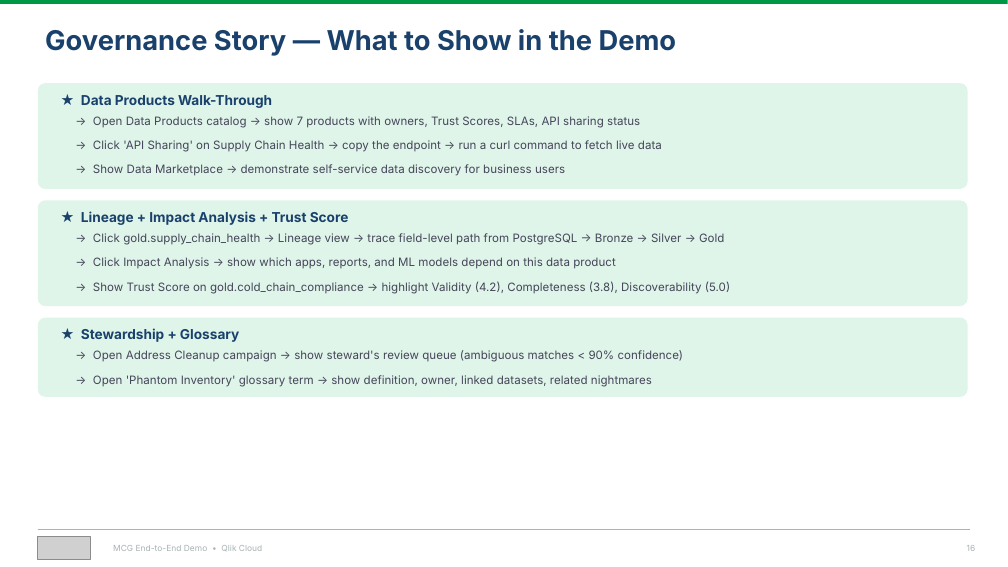
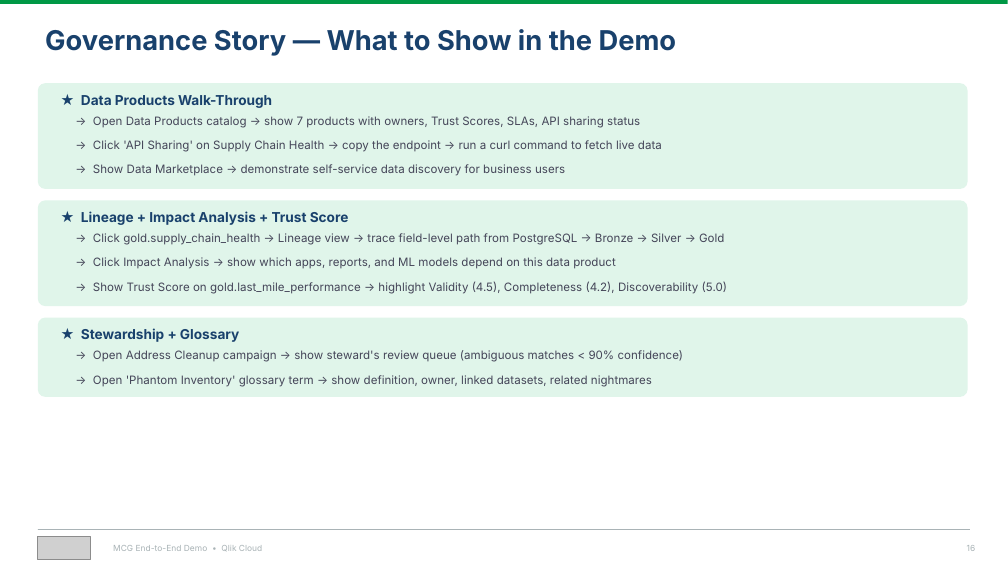
Before and after one commit to robertschoenfeldqlik/meridan_retail_group_qlik_demo_assets, a slide deck: slide 16 of MCG_Demo_Overview_Four_Stories.pptx. Drawn at 1008x567 pixels with LibreOffice and Linux fonts; fonts in the diff are those of the drawing; grey boxes stand for pictures. Boxes give left, top, right and bottom in pixels: in the first picture for what was removed or moved away, otherwise in the second. Text is boxed around its words. In the diff, an @@ line names an element or a change of style, - is before the commit and + after.

```diff
--- a/MCG_Demo_Overview_Four_Stories.pptx
+++ b/MCG_Demo_Overview_Four_Stories.pptx
@@ text at box(93, 281, 727, 294): text changed @@
-→ Show Trust Score on gold.cold_chain_compliance → highlight Validity (4.2), Completeness (3.8), Discoverability (5.0)
+→ Show Trust Score on gold.last_mile_performance → highlight Validity (4.5), Completeness (4.2), Discoverability (5.0)
```
Also in this commit, not shown: 6 other slides changed, 1 slide added, 52 other files.
